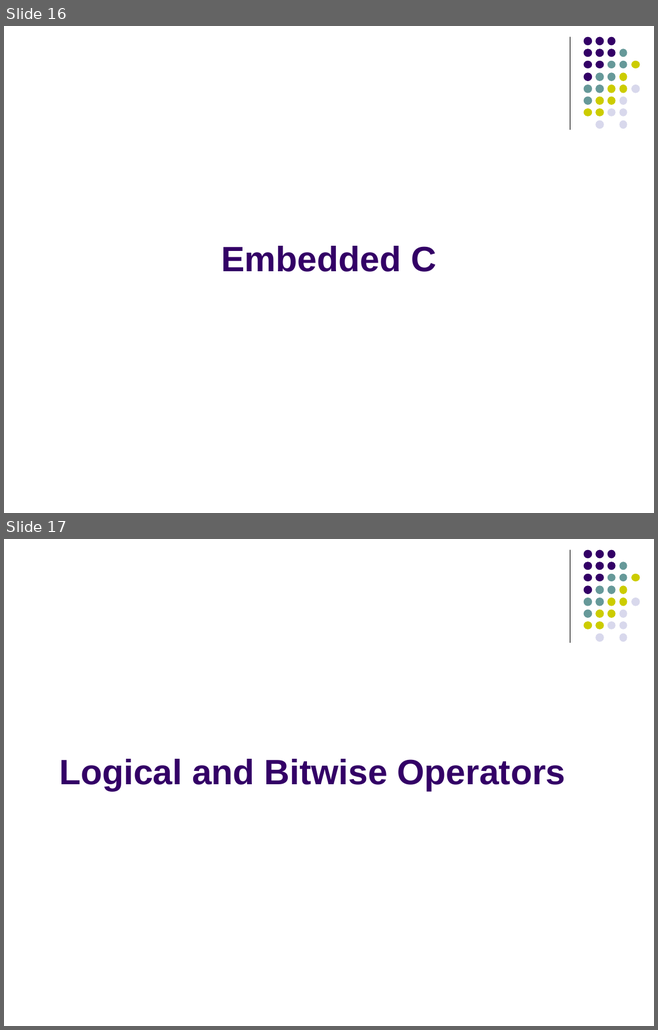
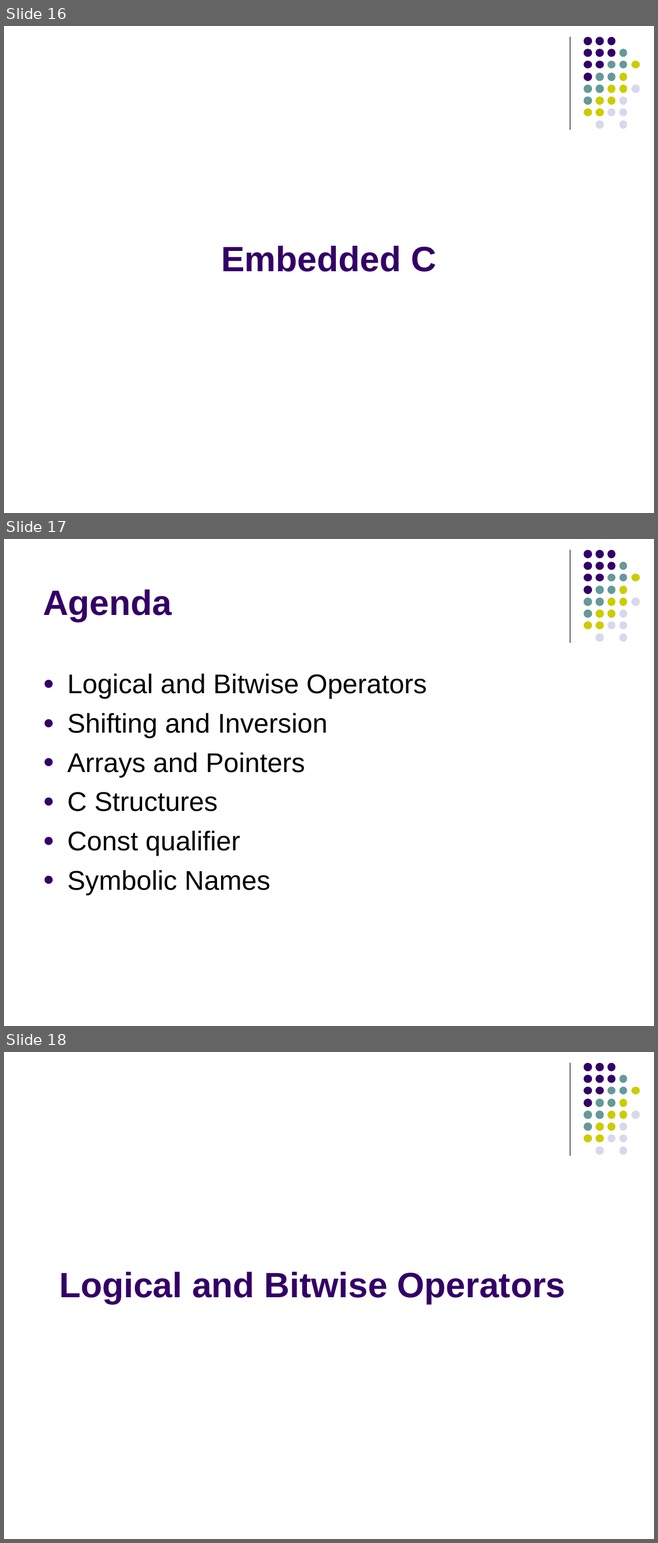
Before and after one commit to kmtekvn/hitech_stm32_basic, a slide deck: 04. Slides/01. Intro Embedded/01 Welcome & Intro Embedded.ppt. Shown one above the other, each under a label of ours: slides 16 and 17 before the commit, slides 16, 17 and 18 after it. The pictures are 658x1030 and 658x1543 pixels, drawn with LibreOffice and Linux fonts; fonts in the diff are those of the drawing. Boxes give left, top, right and bottom in pixels: in the first picture for what was removed or moved away, otherwise in the second. Text is boxed around its words. In the diff, an @@ line names an element or a change of style, - is before the commit and + after.

```diff
--- a/04. Slides/01. Intro Embedded/01 Welcome & Intro Embedded.ppt
+++ b/04. Slides/01. Intro Embedded/01 Welcome & Intro Embedded.ppt
@@ slide 17 added at [4,539,654,1026], background #FFFFFF; not listed: 32 template elements that a slide beside it also shows @@
@@ title added at [43,589,172,622], 39 pt, text #330066, bold @@
+Agenda
@@ text added at [67,674,426,895], 30 pt, text #000000 @@
+● Logical and Bitwise Operators
+● Shifting and Inversion
+● Arrays and Pointers
+● C Structures
+● Const qualifier
+● Symbolic Names
@@ what was slide 17 is now slide 18 @@
```
Also in this commit, not shown: 4 slides changed, 6 other files.
